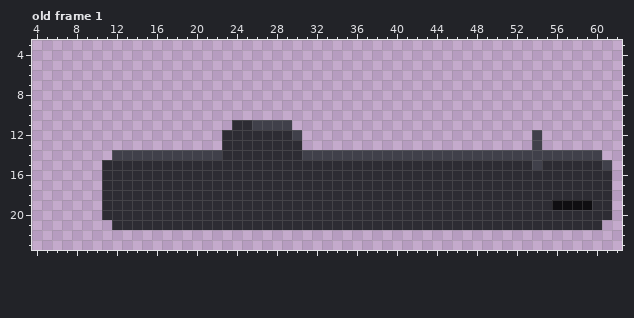
Two states of a pixel-art file, src/entities/player/player.aseprite. The first picture shows the starting point.
73x31 pixels, 1 frame. Shown: old frame 1: x 4..62, y 3..23. The old version is drawn lined up with the new one, on the new canvas. The commit also changed other frames, which this record leaves out.
The result:
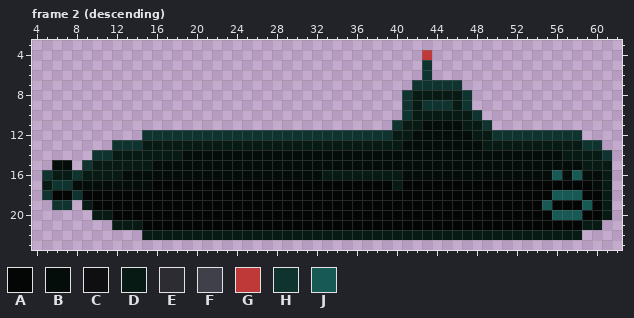
Palette (. is transparent): A #040605  B #040d09  C #0f0e11  D #081a14  E #2d2c33  F #40404a  G #c03939  H #0f332e  J #165955
A new or re-ordered frame is compared with the old frame closest to it.
Diff:
canvas 73x31 -> 72x30, the old top-left corner now at 0,1 (the part of the old canvas that was cut away was empty and is not shown)
frames 1 -> 13
--- frame 2 (descending) is new; against old frame 1
@@ x 4..62 @@
  3 ...........................................................
- 4 ...........................................................
- 5 ...........................................................
- 6 ...........................................................
- 7 ...........................................................
- 8 ...........................................................
- 9 ...........................................................
-10 ...........................................................
-11 ....................EEFFFF.................................
-12 ...................EEEEEEEF.......................F........
-13 ...................EEEEEEEE.......................F........
-14 ........FFFFFFFFFFFEEEEEEEEFFFFFFFFFFFFFFFFFFFFFFFFFFFFFF..
-15 .......EEEEEEEEEEEEEEEEEEEEEEEEEEEEEEEEEEEEEEEEEEEFEEEEEEF.
-16 .......EEEEEEEEEEEEEEEEEEEEEEEEEEEEEEEEEEEEEEEEEEEEEEEEEEE.
-17 .......EEEEEEEEEEEEEEEEEEEEEEEEEEEEEEEEEEEEEEEEEEEEEEEEEEE.
-18 .......EEEEEEEEEEEEEEEEEEEEEEEEEEEEEEEEEEEEEEEEEEEEEEEEEEE.
-19 .......EEEEEEEEEEEEEEEEEEEEEEEEEEEEEEEEEEEEEEEEEEEEECCCCEE.
-20 .......EEEEEEEEEEEEEEEEEEEEEEEEEEEEEEEEEEEEEEEEEEEEEEEEEEE.
-21 ........EEEEEEEEEEEEEEEEEEEEEEEEEEEEEEEEEEEEEEEEEEEEEEEEE..
-22 ...........................................................
+ 4 .......................................G...................
+ 5 .......................................H...................
+ 6 .......................................H...................
+ 7 ......................................HHHHH................
+ 8 .....................................HDDDDDH...............
+ 9 .....................................HDHHHDH...............
+10 .....................................HDDDDDDH..............
+11 ....................................HDDBBBBDDH.............
+12 ...........HHHHHHHHHHHHHHHHHHHHHHHHHDDBBBBBBDDHHHHHHHHH....
+13 ........HHHDDDDDDDDDDDDDDDDDDDDDDDDDDBBBBBBBBDDDDDDDDDDHH..
+14 ......HHDDDDDDDBBBBBBBBBBBBBBBBBBBBBBBBBBBBBBBBBBBBBBDDDDH.
+15 ..BB.HDDDDDDBBBBBBBBBBBBBBBBBBBBBBBBBBBBBBBBBBBBBBBBBBBDDD.
+16 .HDDHDDDDBBBBBBBBBBBBBBBBBBBBDDDDDDDDBBBBBBBBBBBBBBBJBJBBD.
+17 .DHHBBBBBBBBAAAAAAAAAAAAAAAAAAAAAAAADAAAAAAAAAAAAAAAAAAABD.
+18 .HAAHAAAAAAAAAAAAAAAAAAAAAAAAAAAAAAAAAAAAAAAAAAAAAAAJJJAAD.
+19 ..HH.DAAAAAAAAAAAAAAAAAAAAAAAAAAAAAAAAAAAAAAAAAAAAAJAAAJAD.
+20 ......DDAAAAAAAAAAAAAAAAAAAAAAAAAAAAAAAAAAAAAAAAAAAAJJJAAD.
+21 ........DDDAAAAAAAAAAAAAAAAAAAAAAAAAAAAAAAAAAAAAAAAAAAADD..
+22 ...........DDDDDDDDDDDDDDDDDDDDDDDDDDDDDDDDDDDDDDDDDDDD....
 23 ...........................................................
Changed places in both pictures, as pixel boxes (x1, y1, x2, y2):
changed: (42, 50, 612, 240)
